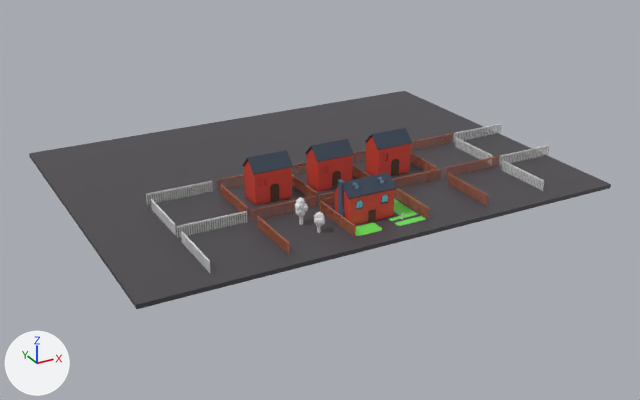
An edit to the Blender file Escenarios/CasaAfuera.blend, drawn before and after from the same camera.
The view is the same before and after, from a 50 mm lens placed at (-112.1, -172.5, 93.4), pointed at (-1.0, 29.5, -7.5). The axes (+X, +Y, +Z) are drawn at lower left. The lights are the same throughout.
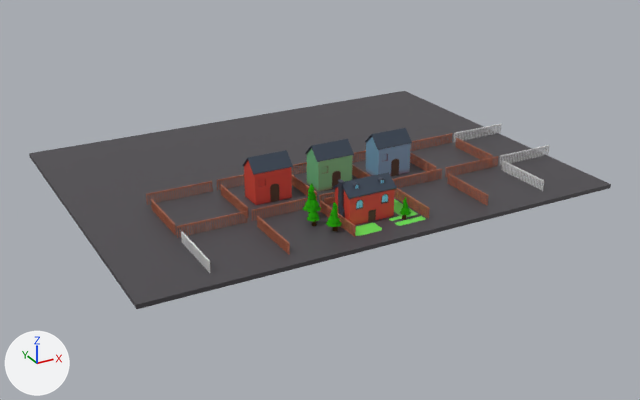
Commit message: casa afuera cambios

Edits to the bpy script that builds the scene:
```text
Change mat_techo_cuadritos:
    mat_techo_cuadritos.base_color: (0.082, 0.125, 0.2) -> (0.0437, 0.0545, 0.0823)  # dark blue #51637c -> dark blue #3b4251
Add mat_casa_fondo2:
    mat_casa_fondo2 = bpy.data.materials.new('casa_fondo2')
    # nodes: AmbientOcclusion, BsdfPrincipled, LayerWeight, Mix, OutputMaterial, ValToRGB
    # colours: red #d24746, brown #872208, red #8e0015, cyan #00d7ff
Add mat_casa_fondo1:
    mat_casa_fondo1 = bpy.data.materials.new('casa_fondo1')
    # nodes: AmbientOcclusion, BsdfPrincipled, LayerWeight, Mix, OutputMaterial, ValToRGB
    # colours: red #d24746, brown #872208, red #8e0015, green #00ffb6
Change me_cube_026:
    where me_cube_026.from_pydata(...)  # 8 vertices, 6 faces; spans x -4.18..4.18, y -2.55..2.55, z -4.18..4.18
    add me_cube_026.materials.append(mat_palos_madera)  # orange #b4694e
Change me_cube_027:
    where me_cube_027.from_pydata(...)  # 8 vertices, 6 faces; spans x -6.0..6.0, y -420.0..35.0, z 0.0..1.0
    add me_cube_027.materials.append(mat_palos_madera)  # orange #b4694e
Change me_cube_036:
    where me_cube_036.from_pydata(...)  # 8 vertices, 6 faces; spans x -4.18..4.18, y -2.55..2.55, z -4.18..4.18
    add me_cube_036.materials.append(mat_palos_madera)  # orange #b4694e
Change me_cube_037:
    where me_cube_037.from_pydata(...)  # 8 vertices, 6 faces; spans x -6.0..6.0, y -420.0..35.0, z 0.0..1.0
    add me_cube_037.materials.append(mat_palos_madera)  # orange #b4694e
Change me_cube_054:
    where me_cube_054.from_pydata(...)  # 12 vertices, 10 faces; spans x -3.36..7.14, y -3.36..3.36, z -3.36..8.54
    remove me_cube_054.materials.append(mat_casa_base)
    add me_cube_054.materials.append(mat_casa_fondo1)
Change me_cube_060:
    where me_cube_060.from_pydata(...)  # 8 vertices, 6 faces; spans x -4.18..4.18, y -2.55..2.55, z -4.18..4.18
    add me_cube_060.materials.append(mat_palos_madera)  # orange #b4694e
Change me_cube_061:
    where me_cube_061.from_pydata(...)  # 8 vertices, 6 faces; spans x -6.0..6.0, y -390.0..35.0, z 0.0..1.0
    add me_cube_061.materials.append(mat_palos_madera)  # orange #b4694e
Change me_cube_073:
    where me_cube_073.from_pydata(...)  # 12 vertices, 10 faces; spans x -3.36..7.14, y -3.36..3.36, z -3.36..8.54
    remove me_cube_073.materials.append(mat_casa_base)
    add me_cube_073.materials.append(mat_casa_fondo2)
Remove ob_icosphere_003:
    ob_icosphere_003 = bpy.data.objects.new('Icosphere.003', me_icosphere_003)
Remove ob_icosphere_004:
    ob_icosphere_004 = bpy.data.objects.new('Icosphere.004', me_icosphere_004)
Remove ob_icosphere_006:
    ob_icosphere_006 = bpy.data.objects.new('Icosphere.006', me_icosphere_006)
Remove ob_icosphere_007:
    ob_icosphere_007 = bpy.data.objects.new('Icosphere.007', me_icosphere_007)
Remove ob_cube_014:
    ob_cube_014 = bpy.data.objects.new('Cube.014', me_cube_014)
Change ob_hojas_ma:
    ob_hojas_ma.location: (0.2, 0.0, 1.2) -> (3.9, -5.8, 1.8)
    ob_hojas_ma.scale: (1.0, 1.0, 1.0) -> (1.44, 1.44, 1.44)
Add ob_hojas_ma_003:
    ob_hojas_ma_003 = bpy.data.objects.new('Hojas_MA.003', me_circle_004)  # 476 vertices, 476 faces; spans x -0.96..0.97, y -1.0..1.02, z -0.28..2.78; in mat_arbol (green #239b00)
    ob_hojas_ma_003.location = (-17.9, 2.0, 2.0)
    ob_hojas_ma_003.rotation_euler = (0.0, 0.0, 1.58)  # degrees (0, 0, 91)
    ob_hojas_ma_003.scale = (1.71, 1.71, 1.71)
Add ob_tronco_003:
    ob_tronco_003 = bpy.data.objects.new('Tronco.003', me_cylinder_003)  # 64 vertices, 58 faces; spans x -0.39..0.49, y -0.39..0.39, z -0.74..3.26; in mat_tronco (brown #4f3317)
    ob_tronco_003.location = (-17.9, 1.7, 1.1)
    ob_tronco_003.rotation_euler = (0.0, 0.0, 1.58)  # degrees (0, 0, 91)
    ob_tronco_003.scale = (1.71, 1.71, 1.71)
Add ob_hojas_ma_002:
    ob_hojas_ma_002 = bpy.data.objects.new('Hojas_MA.002', me_circle_003)  # 476 vertices, 476 faces; spans x -0.96..0.97, y -1.0..1.02, z -0.28..2.78; in mat_arbol (green #239b00)
    ob_hojas_ma_002.location = (-16.1, 6.2, 2.7)
    ob_hojas_ma_002.rotation_euler = (0.0, 0.0, 0.598)  # degrees (0, 0, 34)
    ob_hojas_ma_002.scale = (2.32, 2.32, 2.32)
Add ob_tronco_002:
    ob_tronco_002 = bpy.data.objects.new('Tronco.002', me_cylinder_002)  # 64 vertices, 58 faces; spans x -0.39..0.49, y -0.39..0.39, z -0.74..3.26; in mat_tronco (brown #4f3317)
    ob_tronco_002.location = (-16.5, 5.9, 1.5)
    ob_tronco_002.rotation_euler = (0.0, 0.0, 0.598)  # degrees (0, 0, 34)
    ob_tronco_002.scale = (2.32, 2.32, 2.32)
Add ob_hojas_ma_001:
    ob_hojas_ma_001 = bpy.data.objects.new('Hojas_MA.001', me_circle_002)  # 476 vertices, 476 faces; spans x -0.96..0.97, y -1.0..1.02, z -0.28..2.78; in mat_arbol (green #239b00)
    ob_hojas_ma_001.location = (-15.2, -3.3, 2.2)
    ob_hojas_ma_001.rotation_euler = (0.0, 0.0, 3.073)  # degrees (0, 0, 176)
    ob_hojas_ma_001.scale = (1.95, 1.95, 1.95)
Add ob_tronco_001:
    ob_tronco_001 = bpy.data.objects.new('Tronco.001', me_cylinder_001)  # 64 vertices, 58 faces; spans x -0.39..0.49, y -0.39..0.39, z -0.74..3.26; in mat_tronco (brown #4f3317)
    ob_tronco_001.location = (-14.8, -3.3, 1.2)
    ob_tronco_001.rotation_euler = (0.0, 0.0, 3.073)  # degrees (0, 0, 176)
    ob_tronco_001.scale = (1.95, 1.95, 1.95)
```

Boxes (x1, y1, x2, y2) around the edits, measured in the pictures (640 x 400 px):
'Cube.052', recoloured (red to green)
    both: (307, 148, 353, 192)
'Cube.053', recoloured (red to blue)
    both: (366, 136, 411, 176)
'Cube.058', recoloured (grey to brown)
    both: (151, 139, 493, 235)
'Cube.026', recoloured (grey to brown)
    both: (177, 213, 247, 238)
'Cube.036', recoloured (grey to brown)
    both: (146, 183, 213, 205)
'Hojas_MA.002', added
    after: (303, 183, 321, 212)
'Hojas_MA.001', added
    after: (326, 202, 342, 227)
'Cube.021', recoloured (blue to black)
    both: (337, 180, 345, 218)
'Icosphere.004', deleted
    before: (295, 197, 308, 217)
'Hojas_MA.003', added
    after: (307, 200, 320, 221)
'Cube.027', recoloured
    both: (176, 211, 247, 228)
'Cube.059', recoloured
    both: (151, 138, 493, 226)
'Icosphere.003', deleted
    before: (314, 212, 325, 226)
'Cube.037', recoloured
    both: (146, 181, 212, 195)
'Hojas_MA', moved, rescaled (not visible before)
    after: (400, 197, 411, 215)
'Cube.012', recoloured
    both: (352, 177, 385, 189)
'Icosphere.007', deleted
    before: (299, 216, 303, 225)
'Icosphere.006', deleted
    before: (317, 226, 321, 233)
'Tronco.003', added
    after: (312, 220, 317, 226)
'Tronco.001', added
    after: (332, 227, 338, 231)
'Cube.014', deleted
    before: (401, 213, 404, 220)
